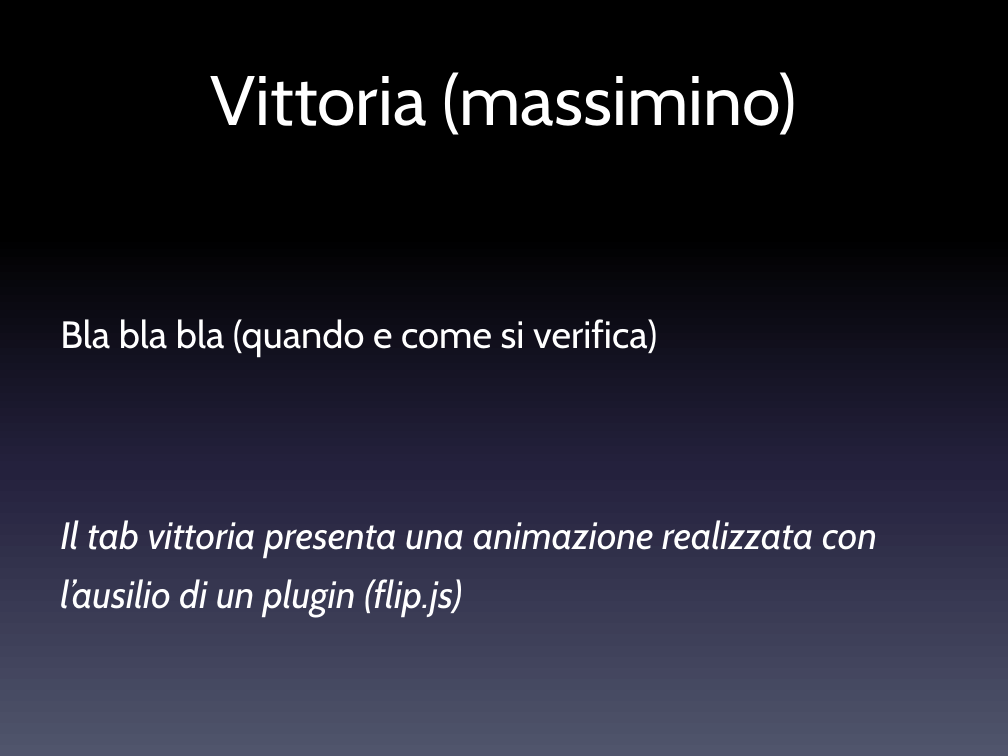
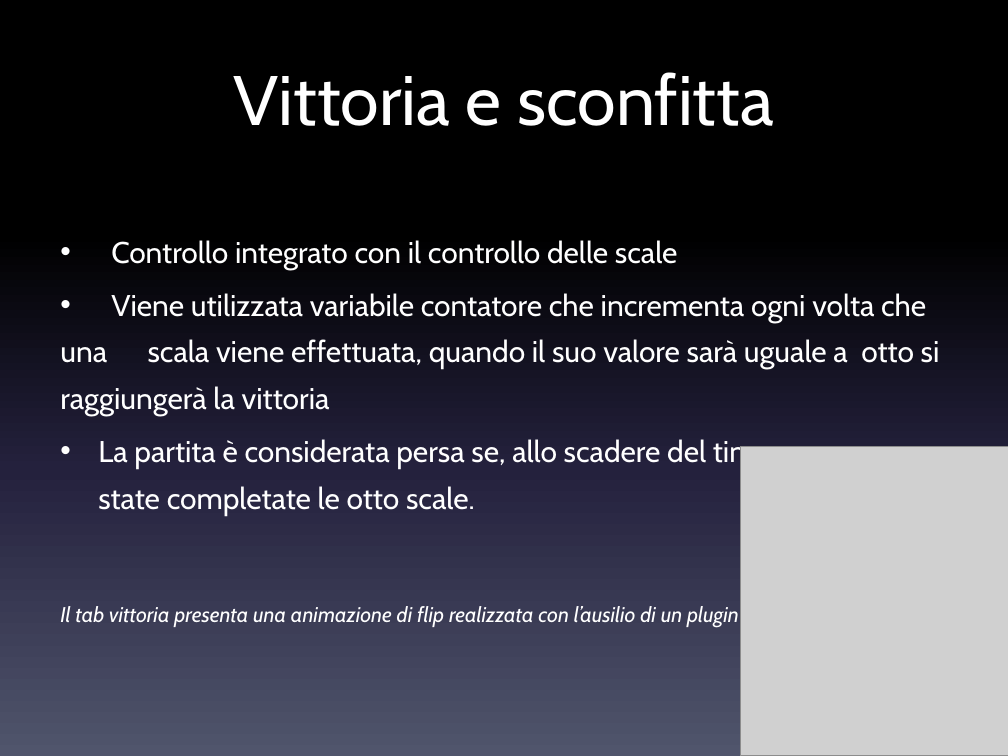
Before and after one commit to danielegenta/ProjectTPSI_Spider, a slide deck: slide 12 of Presentazione_Spider.pptx (slide 11 before the commit). Drawn at 1008x756 pixels with LibreOffice and Linux fonts; fonts in the diff are those of the drawing; grey boxes stand for pictures. Boxes give left, top, right and bottom in pixels: in the first picture for what was removed or moved away, otherwise in the second. Text is boxed around its words. In the diff, an @@ line names an element or a change of style, - is before the commit and + after.

```diff
--- a/Presentazione_Spider.pptx
+++ b/Presentazione_Spider.pptx
@@ title at (234, 72, 773, 126): text changed @@
-Vittoria (massimino)
+Vittoria e sconfitta
@@ text at (60, 240, 940, 628): text changed; size 27.2 to 21.4 pt; italic off @@
-Bla bla bla (quando e come si verifica)
-Il tab vittoria presenta una animazione realizzata con l’ausilio di un plugin (flip.js)
+• Controllo integrato con il controllo delle scale
+• Viene utilizzata variabile contatore che incrementa ogni volta che una scala viene effettuata, quando il suo valore sarà uguale a otto si raggiungerà la vittoria
+• La partita è considerata persa se, allo scadere del timer, non sono state completate le otto scale.
+Il tab vittoria presenta una animazione di flip realizzata con l’ausilio di un plugin
@@ picture added at (740, 447, 1008, 756) @@
```
Also in this commit, not shown: 6 other slides changed, 4 slides added, 1 slide removed, 1 other file.
